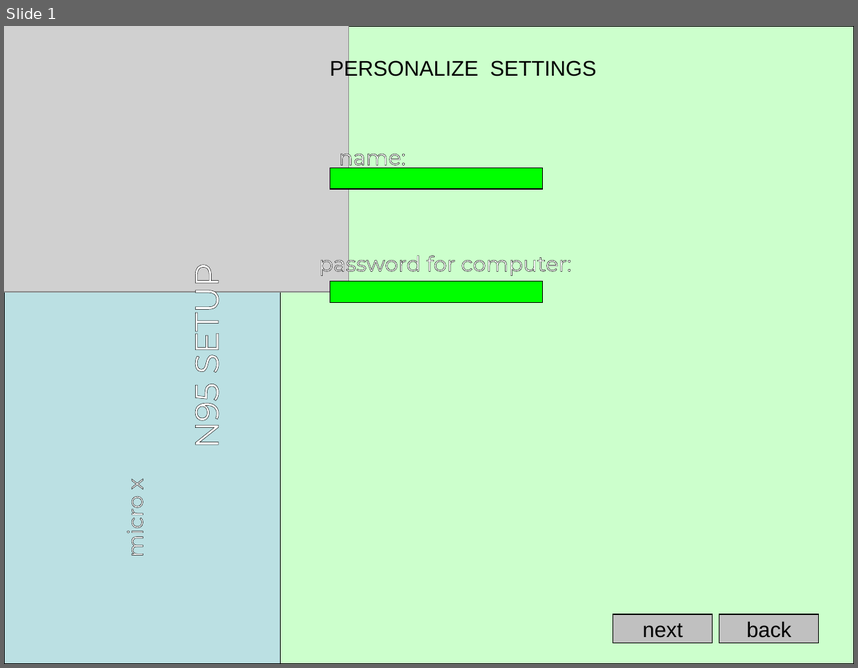
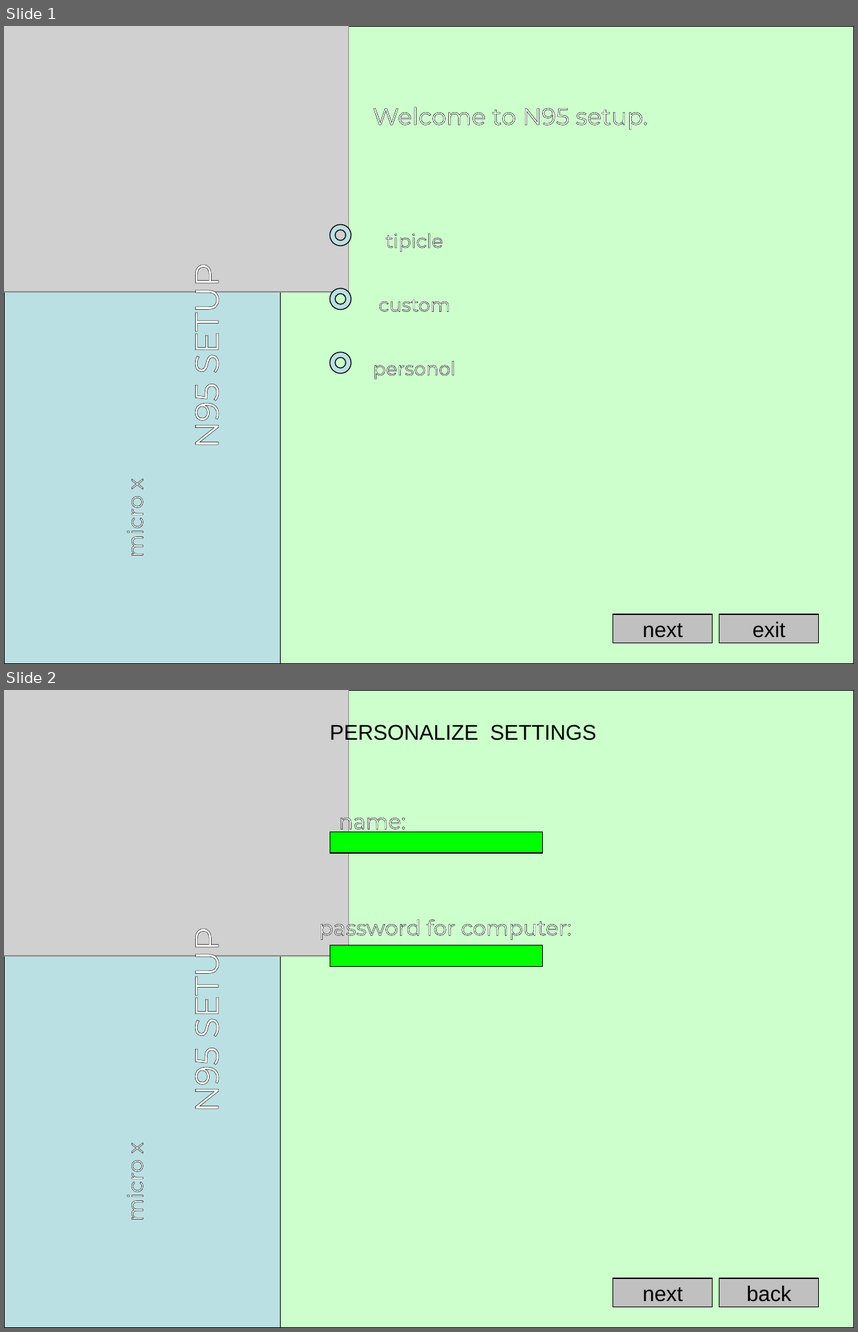
Before and after one commit to kenodh/clock-house, a slide deck: plus/Pretation1.ppt. Shown one above the other, each under a label of ours: slide 1 before the commit, slides 1 and 2 after it. The pictures are 858x668 and 858x1332 pixels, drawn with LibreOffice and Linux fonts; fonts in the diff are those of the drawing; grey boxes stand for pictures. Boxes give left, top, right and bottom in pixels: in the first picture for what was removed or moved away, otherwise in the second. Text is boxed around its words. In the diff, an @@ line names an element or a change of style, - is before the commit and + after.

```diff
--- a/plus/Pretation1.ppt
+++ b/plus/Pretation1.ppt
@@ slide 1 added at box(4, 26, 854, 664), background #FFFFFF @@
@@ rectangle added at box(4, 26, 280, 664), fill #BBE0E3, outline #000000 0.74 pt @@
@@ picture added at box(4, 26, 348, 291) @@
@@ rectangle added at box(280, 26, 854, 664), fill #CCFFCC, outline #000000 0.74 pt @@
@@ text added at box(372, 107, 648, 129), 20 pt, text #FFFFFF @@
+Welcome to N95 setup.
@@ donut added at box(330, 224, 351, 245), fill #BBE0E3, outline #000000 0.74 pt @@
@@ text added at box(386, 233, 443, 252), 16 pt, text #FFFFFF @@
+tipicle
@@ text added at box(182, 274, 228, 445), 28 pt, text #FFFFFF @@
+N95 SETUP
@@ donut added at box(330, 288, 351, 309), fill #BBE0E3, outline #000000 0.74 pt @@
@@ text added at box(379, 299, 450, 312), 16 pt, text #FFFFFF @@
+custom
@@ donut added at box(330, 352, 351, 373), fill #BBE0E3, outline #000000 0.74 pt @@
@@ text added at box(373, 361, 456, 379), 16 pt, text #FFFFFF @@
+personol
@@ text added at box(119, 479, 148, 555), 18 pt, text #FFFFFF @@
+micro x
@@ rectangle added at box(613, 615, 713, 642), fill #C0C0C0, outline #000000 0.74 pt, 18 pt, text #000000 @@
+next
@@ rectangle added at box(720, 615, 819, 642), fill #C0C0C0, outline #000000 0.74 pt, 18 pt, text #000000 @@
+exit
@@ what was slide 1 is now slide 2 @@
```
Also in this commit, not shown: 3 other files.
